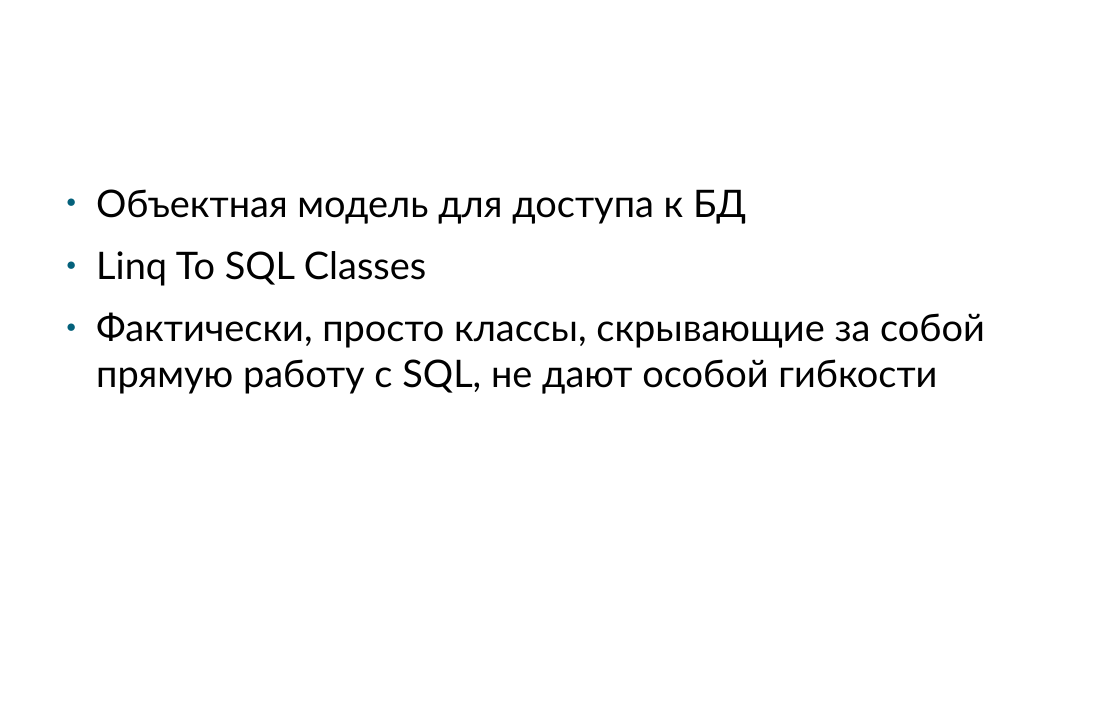
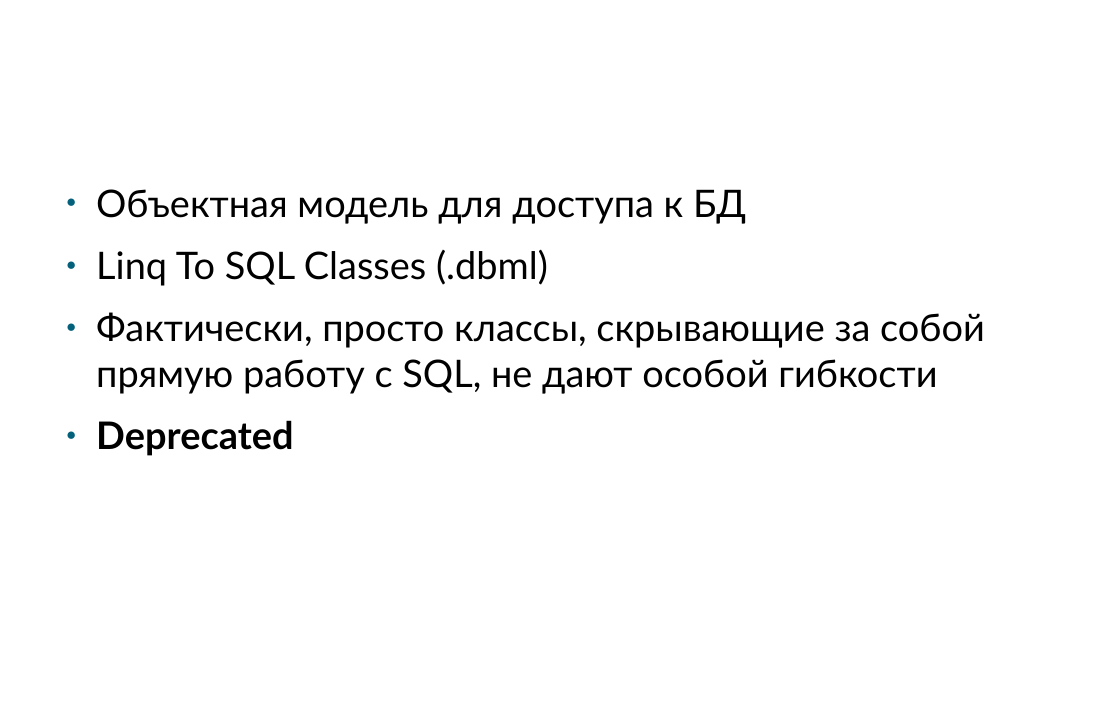
Before and after one commit to klimenkoAnna/DeveloperInstrumentalTools, a slide deck: slide 7 of docs/ETU DIT #3.pptx. Drawn at 1120x706 pixels with LibreOffice and Linux fonts; fonts in the diff are those of the drawing; background and template pictures are left out. Boxes give left, top, right and bottom in pixels: in the first picture for what was removed or moved away, otherwise in the second. Text is boxed around its words. In the diff, an @@ line names an element or a change of style, - is before the commit and + after.

```diff
--- a/docs/ETU DIT #3.pptx
+++ b/docs/ETU DIT #3.pptx
@@ text at [96, 249, 548, 286]: text changed @@
-● Linq To SQL Classes
+● Linq To SQL Classes (.dbml)
@@ text at [96, 420, 293, 456]: paragraph added @@
+● Deprecated
```
Also in this commit, not shown: 4 other slides changed, 4 slides added, 2 slides removed.
